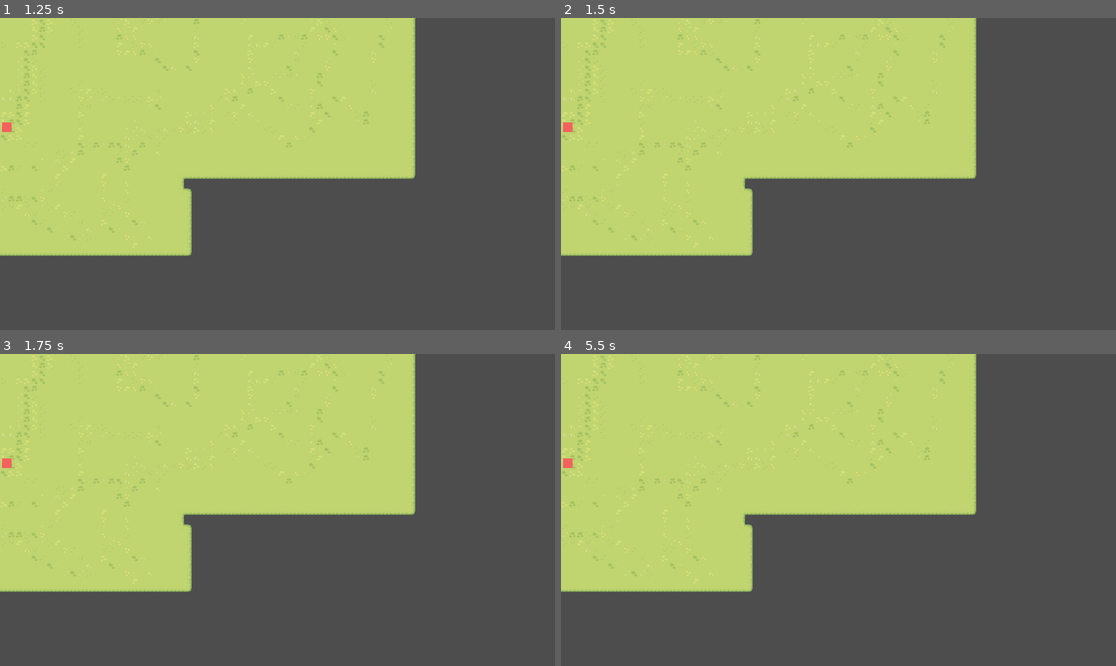
Above: before the commit, frames 1-4 (two rows, left to right).
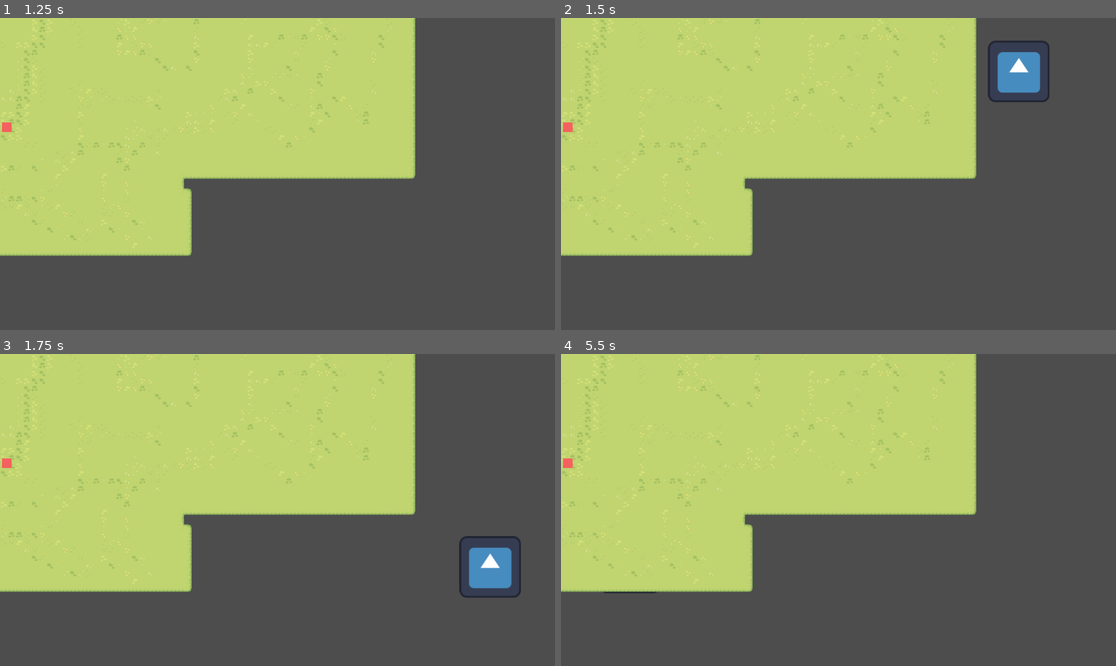
Above: after the commit, the same moments.

Repository: pick-ax-e/Mini-Jam-156-Jame-Gam-29
Game: Godot game, scene res://scenes/main.tscn
The game is run twice, just before and just after one commit, with the same random seed, the same clock (stepped at 60 frames per second) and the same inputs. The engine's default icon, where the game draws it, is replaced by a stand-in: a white triangle on a blue panel in a dark square.
Inputs:
- Up to frame 1 (1.25 s): tap Enter at 0.5 s; hold D (moveRight) from 0.53 s (still down)
- Up to frame 2 (1.5 s): tap Space at 1.25 s; release D (moveRight) at 1.28 s; hold S (moveBack) from 1.28 s (still down)
- Up to frame 3 (1.75 s): keep holding S (moveBack)
- Up to frame 4 (5.5 s): release S (moveBack) at 2.03 s; hold D (moveRight) 2.03-2.78 s; tap Enter at 2.75, 4.25 s; hold W (moveForward) 2.78-3.53 s; tap Space at 3.5, 5 s; hold A (moveLeft) 3.53-5.03 s; hold S (moveBack) from 5.03 s (still down)

Frame 1 is identical in both runs. In frame 2, 1.3% of the frame differs, in the area x 76-88%, y 7-27%; in frame 3, 1.3%, in the area x 82-94%, y 58-79%; in frame 4, less than 0.1%.
Error before the commit: Parse Error: Expected opening "(" after function name. (res://scripts/Player/player.gd:18)
Error after the commit: Invalid access to property or key 'position' on a base object of type 'null instance'. (res://scripts/enemy/basic_enemy.gd:26)

Commit message:
Commented out unfinnished stuff

Diff:
--- a/scripts/Player/player.gd
+++ b/scripts/Player/player.gd
@@ -11,14 +11,14 @@
 	Singleton.player_node = get_tree().get_first_node_in_group("player")
 
 func _physics_process(delta):
-	handlePlayerAttacks()
+	#handlePlayerAttacks()
 	handlePlayerMovement()
-	handlePlayerAnimations()
+	#handlePlayerAnimations()
 
-func handlePlayerAnimations
+#func handlePlayerAnimation():
 
 
-func handlePlayerAttacks
+#func handlePlayerAttacks():
 
 
 func handlePlayerMovement():
